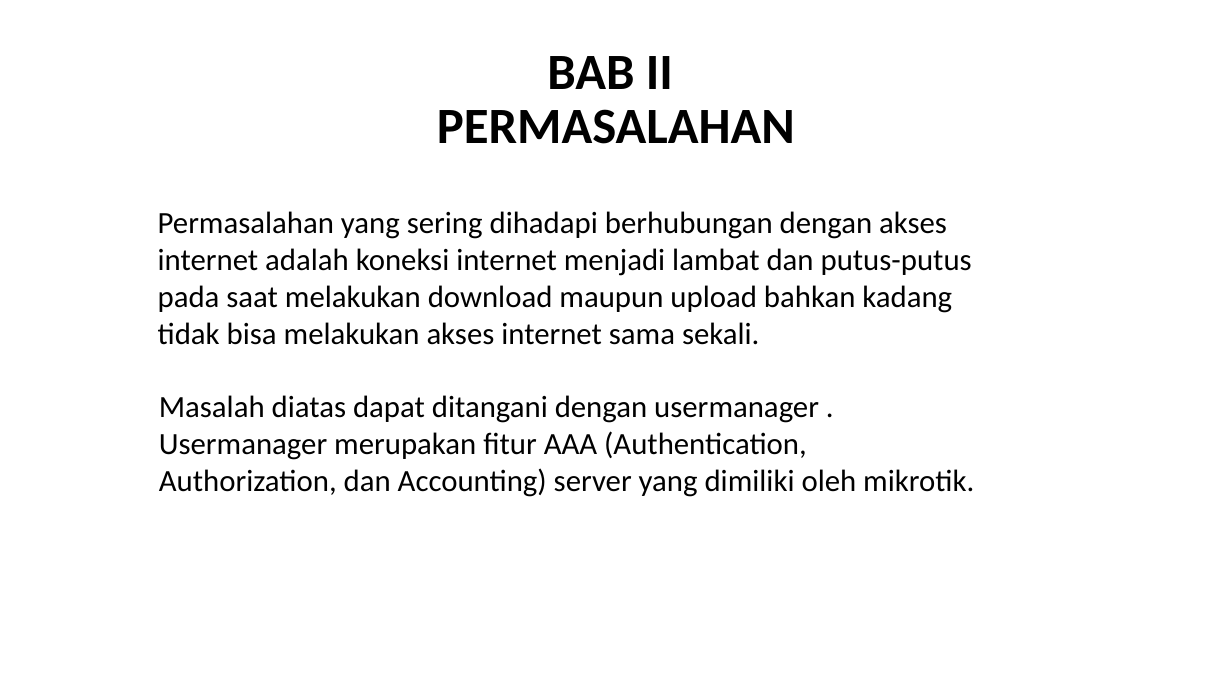
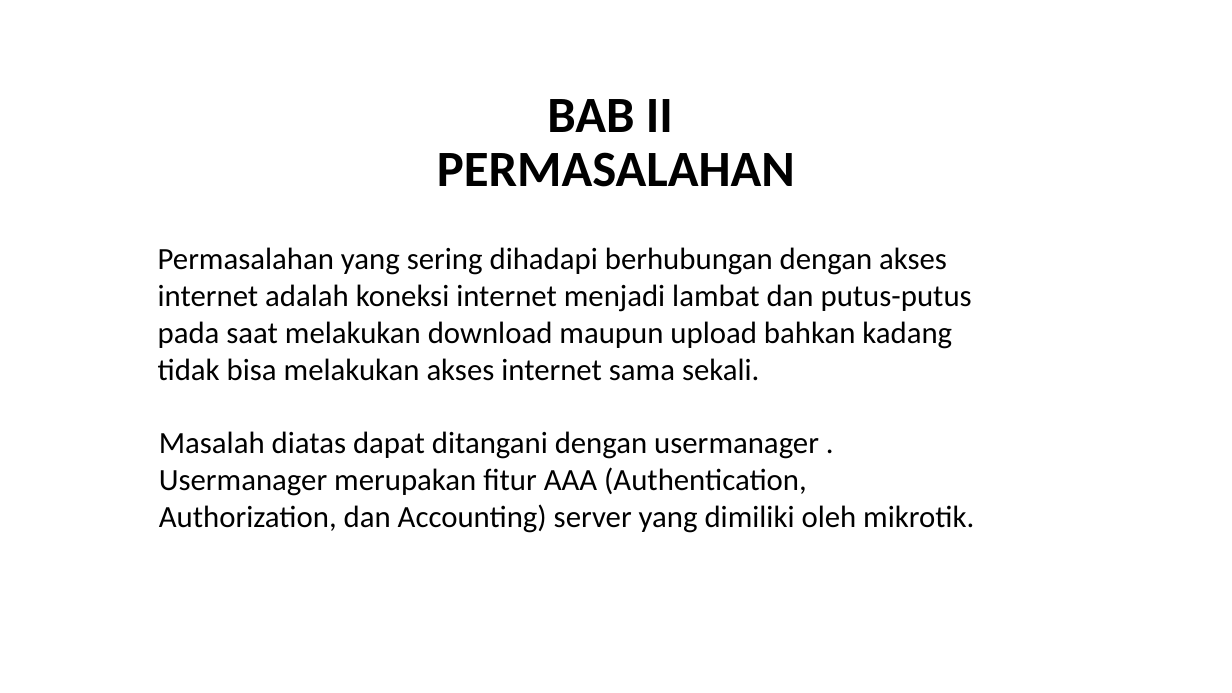
Before and after one commit to wisnushaputra/private-repo, a slide deck: slide 6 of Wisnu.pptx (slide 3 before the commit). Drawn at 1232x693 pixels with LibreOffice and Linux fonts; fonts in the diff are those of the drawing. Boxes give left, top, right and bottom in pixels: in the first picture for what was removed or moved away, otherwise in the second. Text is boxed around its words. In the diff, an @@ line names an element or a change of style, - is before the commit and + after.

```diff
--- a/Wisnu.pptx
+++ b/Wisnu.pptx
@@ title "BAB II PERMASALAHAN": place and size @@
-title "BAB II PERMASALAHAN" at [437,56,795,144]
+title "BAB II PERMASALAHAN" at [437,99,795,187]
@@ text "Permasalahan yang sering dihadapi berhubungan ...": place and size @@
-text "Permasalahan yang sering dihadapi berhubungan ..." at [158,211,972,345]
+text "Permasalahan yang sering dihadapi berhubungan ..." at [158,247,972,381]
@@ text "Masalah diatas dapat ditangani dengan ...": place and size @@
-text "Masalah diatas dapat ditangani dengan ..." at [159,395,974,497]
+text "Masalah diatas dapat ditangani dengan ..." at [159,431,974,533]
```
Also in this commit, not shown: 4 other slides changed, 7 slides added, 1 slide removed, 1 other file.
